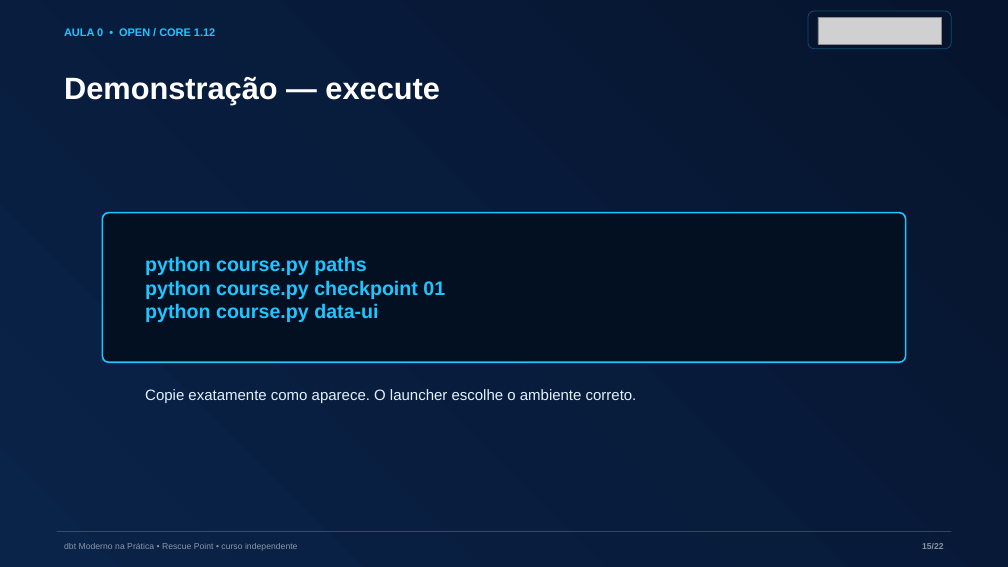
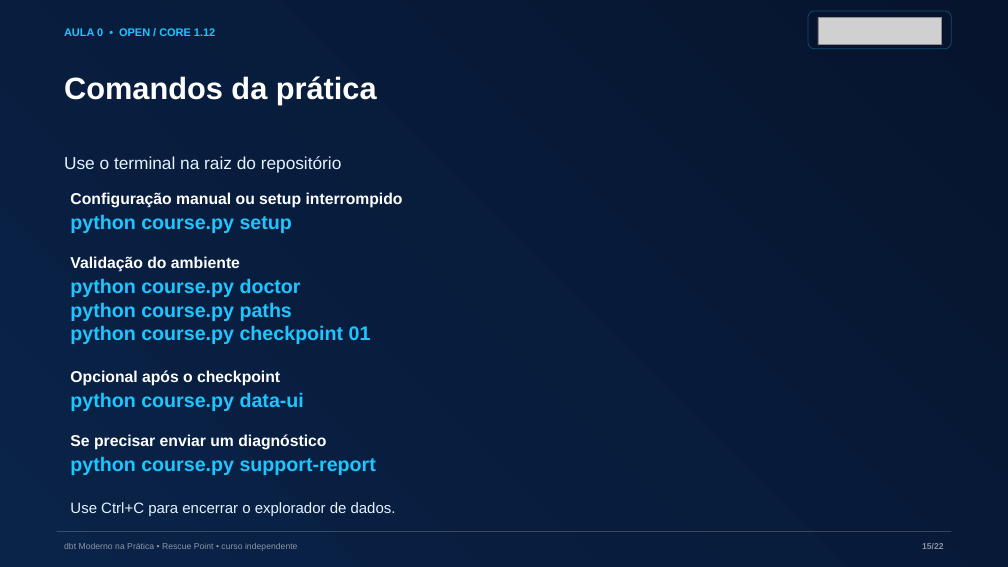
Before and after one commit to AnselmoBorges/dbt-moderno-na-pratica, a slide deck: slide 15 of assets/decks/aula-00-ambiente.pptx. Drawn at 1008x567 pixels with LibreOffice and Linux fonts; fonts in the diff are those of the drawing; grey boxes stand for pictures. Boxes give left, top, right and bottom in pixels: in the first picture for what was removed or moved away, otherwise in the second. Text is boxed around its words. In the diff, an @@ line names an element or a change of style, - is before the commit and + after.

Commit message:
docs: inclui roteiros, comandos copiáveis e evidências das aulas

```diff
--- a/assets/decks/aula-00-ambiente.pptx
+++ b/assets/decks/aula-00-ambiente.pptx
@@ text at (x1=64, y1=76, x2=377, y2=104): text changed @@
-Demonstração — execute
+Comandos da prática
@@ text added at (x1=64, y1=156, x2=342, y2=172), 16.5 pt, text #E2F2FF @@
+Use o terminal na raiz do repositório
@@ text added at (x1=70, y1=192, x2=403, y2=208), 15 pt, text #FFFFFF, bold @@
+Configuração manual ou setup interrompido
@@ text added at (x1=70, y1=214, x2=292, y2=233), 18.8 pt, text #1EC5FF, bold @@
+python course.py setup
@@ rounded rectangle removed at (x1=102, y1=212, x2=905, y2=362) @@
@@ text added at (x1=70, y1=256, x2=240, y2=272), 15 pt, text #FFFFFF, bold @@
+Validação do ambiente
@@ text "python course.py doctor" moved from (x1=145, y1=256, x2=445, y2=322) to (x1=70, y1=278, x2=371, y2=344) @@
@@ text at (x1=70, y1=278, x2=301, y2=297): paragraph added @@
+python course.py doctor
@@ text at (x1=145, y1=303, x2=378, y2=322): paragraph removed @@
-python course.py data-ui
@@ text added at (x1=70, y1=370, x2=280, y2=386), 15 pt, text #FFFFFF, bold @@
+Opcional após o checkpoint
@@ text removed at (x1=145, y1=389, x2=637, y2=403) @@
-Copie exatamente como aparece. O launcher escolhe o ambiente correto.
@@ text added at (x1=70, y1=392, x2=304, y2=411), 18.8 pt, text #1EC5FF, bold @@
+python course.py data-ui
@@ text added at (x1=70, y1=434, x2=326, y2=450), 15 pt, text #FFFFFF, bold @@
+Se precisar enviar um diagnóstico
@@ text added at (x1=70, y1=456, x2=376, y2=475), 18.8 pt, text #1EC5FF, bold @@
+python course.py support-report
@@ text added at (x1=70, y1=502, x2=396, y2=516), 14.2 pt, text #E2F2FF @@
+Use Ctrl+C para encerrar o explorador de dados.
```
Also in this commit, not shown: 2 other slides changed, 1 slide added, 1 slide removed, 39 other files.
